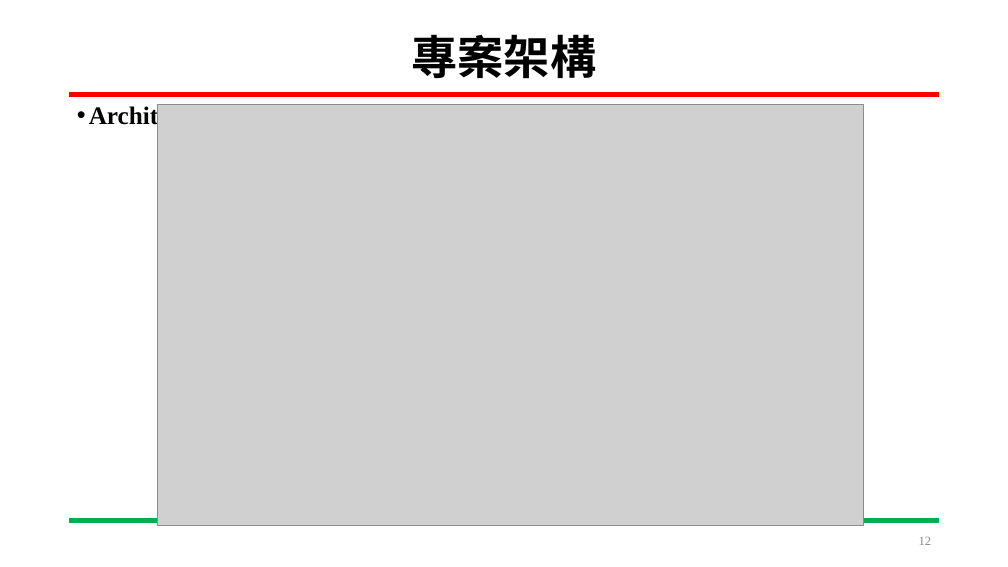
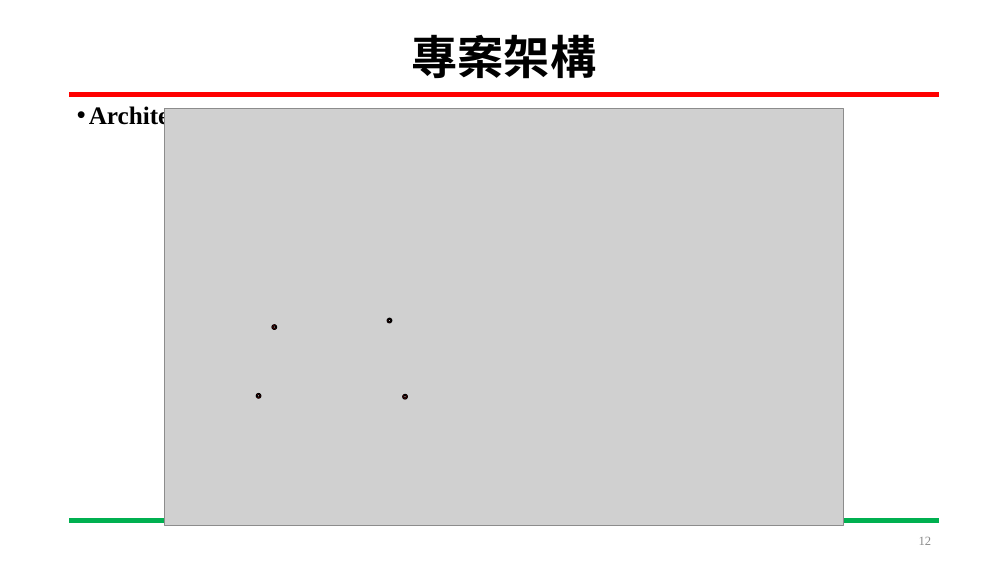
Before and after one commit to HOURFA/SoC_course, a slide deck: slide 12 of final_project/N03-DevelopmentLog/SoC_Final_project.pptx. Drawn at 1008x567 pixels with LibreOffice and Linux fonts; fonts in the diff are those of the drawing; grey boxes stand for pictures. Boxes give left, top, right and bottom in pixels: in the first picture for what was removed or moved away, otherwise in the second. Text is boxed around its words. In the diff, an @@ line names an element or a change of style, - is before the commit and + after.

Commit message:
12.07 (1)修改架構圖 (2)添加API

```diff
--- a/final_project/N03-DevelopmentLog/SoC_Final_project.pptx
+++ b/final_project/N03-DevelopmentLog/SoC_Final_project.pptx
@@ picture: place and size @@
-picture at <box>157,104,864,526</box>
+picture at <box>164,109,844,526</box>
@@ donut added at <box>272,325,277,330</box>, fill #FF0000, outline #000000 1 pt @@
@@ donut added at <box>387,318,392,323</box>, fill #FF0000, outline #000000 1 pt @@
@@ donut added at <box>256,393,261,398</box>, fill #FF0000, outline #000000 1 pt @@
@@ donut added at <box>403,395,408,399</box>, fill #FF0000, outline #000000 1 pt @@
```
Also in this commit, not shown: 6 other slides changed, 13 slides added.
